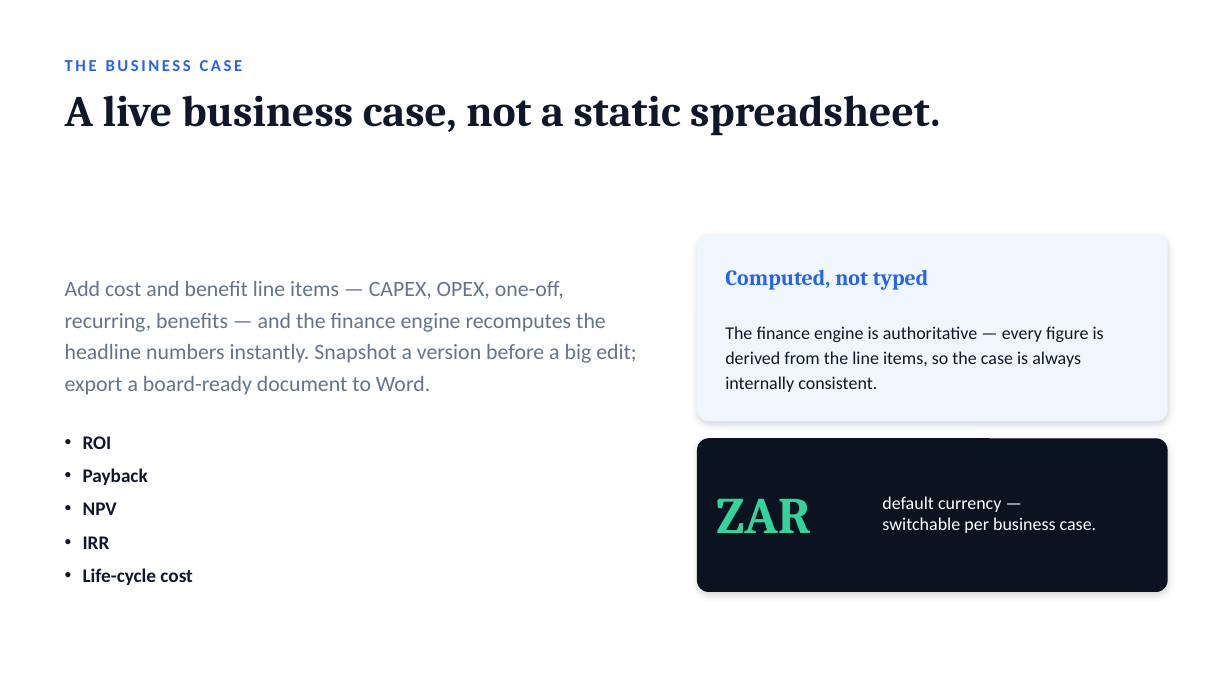
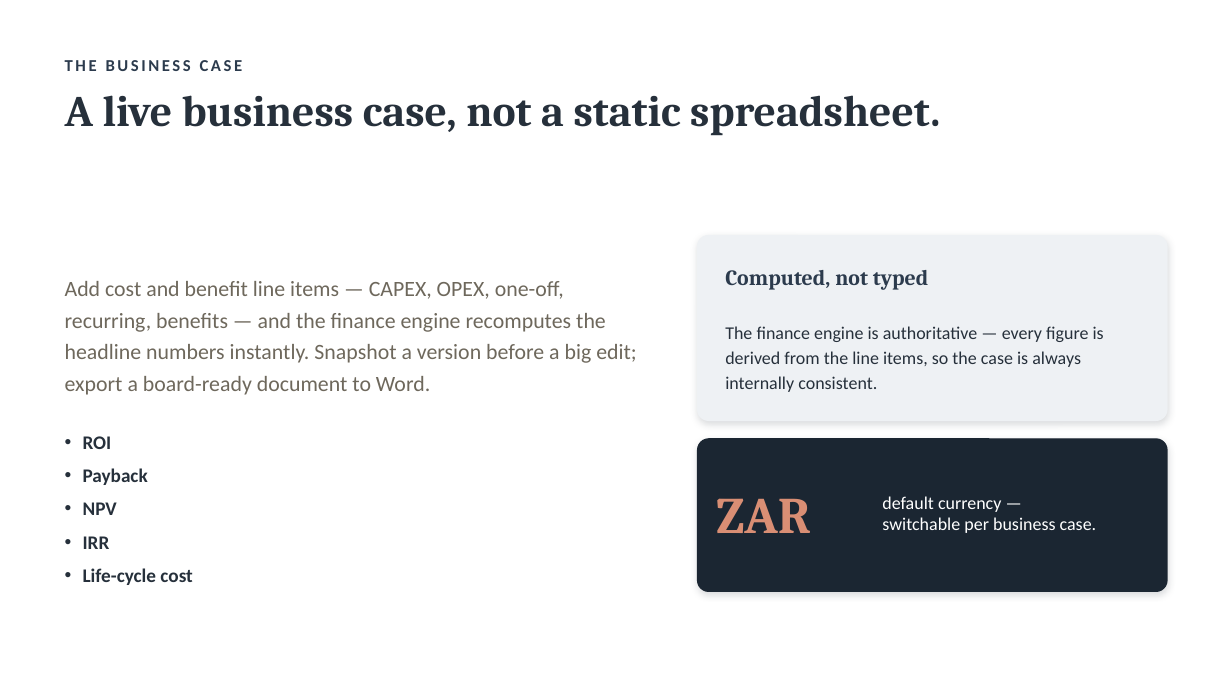
Before and after one commit to paulojorge1963/value-lifecycle-platform, a slide deck: slide 6 of demo-kit/ValueLifecycle-Solution-Overview.pptx. Drawn at 1232x693 pixels with LibreOffice and Linux fonts; fonts in the diff are those of the drawing. Boxes give left, top, right and bottom in pixels: in the first picture for what was removed or moved away, otherwise in the second. Text is boxed around its words. In the diff, an @@ line names an element or a change of style, - is before the commit and + after.

```diff
--- a/demo-kit/ValueLifecycle-Solution-Overview.pptx
+++ b/demo-kit/ValueLifecycle-Solution-Overview.pptx
@@ text "THE BUSINESS CASE" at <box>65,60,243,71</box>: text colour #2563EB to #2C3B4D @@
@@ rounded rectangle at <box>698,236,1167,421</box>: fill #EFF6FF to #EEF1F4; outline #EFF6FF 1 pt to #EEF1F4 1 pt; shadow changed @@
@@ text "Add cost and benefit line ..." at <box>65,281,636,395</box>: text colour #64748B to #6E685C @@
@@ text "Computed, not typed" at <box>725,270,929,290</box>: text colour #2563EB to #2C3B4D @@
@@ text colour #0F172A to #26303B in 3 elements at <box>65,95,940,136</box>, <box>83,436,192,585</box>, <box>725,326,1104,392</box> @@
@@ rounded rectangle at <box>698,439,1167,592</box>: fill #0B1220 to #1B2632; outline #0B1220 1 pt to #1B2632 1 pt; shadow changed @@
@@ text "ZAR" at <box>716,498,811,533</box>: text colour #34D399 to #D98E74 @@
```
Also in this commit, not shown: 14 other slides changed, 16 other files.
